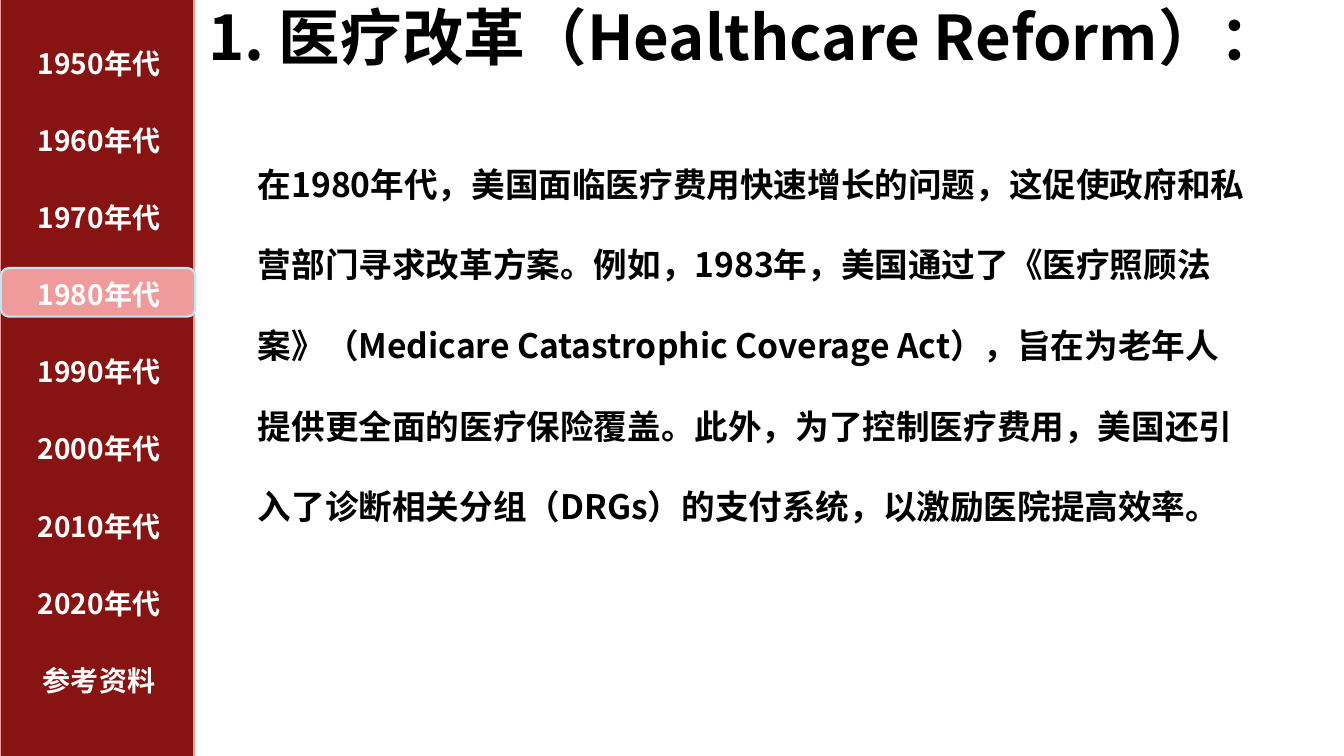
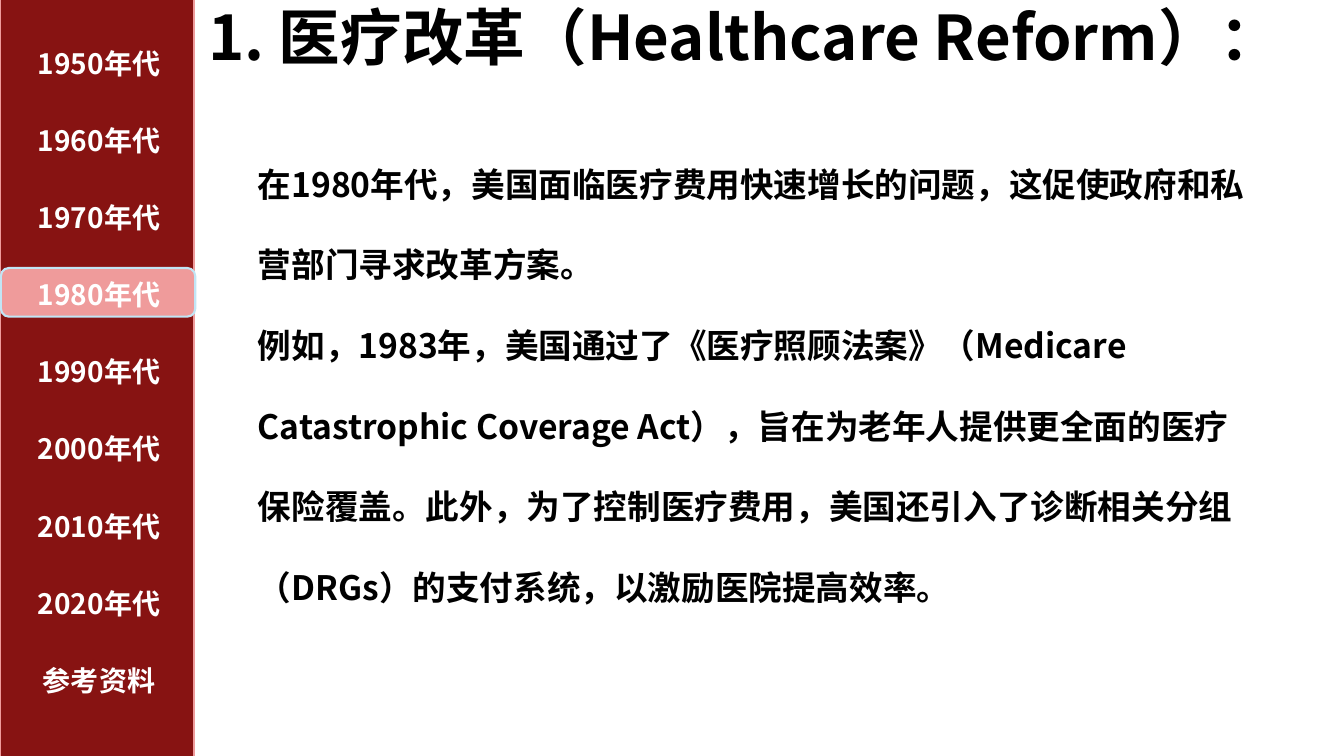
Before and after one commit to Aojiang-code/Aojiang-code.github.io, a slide deck: slide 29 of 05预防专业课/05卫生经济学/01课堂作业/PPT/卫生经济学热点词.pptx (slide 27 before the commit). Drawn at 1344x756 pixels with LibreOffice and Linux fonts; fonts in the diff are those of the drawing. Boxes give left, top, right and bottom in pixels: in the first picture for what was removed or moved away, otherwise in the second. Text is boxed around its words. In the diff, an @@ line names an element or a change of style, - is before the commit and + after.

```diff
--- a/05预防专业课/05卫生经济学/01课堂作业/PPT/卫生经济学热点词.pptx
+++ b/05预防专业课/05卫生经济学/01课堂作业/PPT/卫生经济学热点词.pptx
@@ text at (258, 168, 1244, 605): text changed @@
-在1980年代，美国面临医疗费用快速增长的问题，这促使政府和私营部门寻求改革方案。例如，1983年，美国通过了《医疗照顾法案》（Medicare Catastrophic Coverage Act），旨在为老年人提供更全面的医疗保险覆盖。此外，为了控制医疗费用，美国还引入了诊断相关分组（DRGs）的支付系统，以激励医院提高效率。
+在1980年代，美国面临医疗费用快速增长的问题，这促使政府和私营部门寻求改革方案。
+例如，1983年，美国通过了《医疗照顾法案》（Medicare Catastrophic Coverage Act），旨在为老年人提供更全面的医疗保险覆盖。此外，为了控制医疗费用，美国还引入了诊断相关分组（DRGs）的支付系统，以激励医院提高效率。
```
Also in this commit, not shown: 36 other slides changed, 31 slides added, 1 other file.
